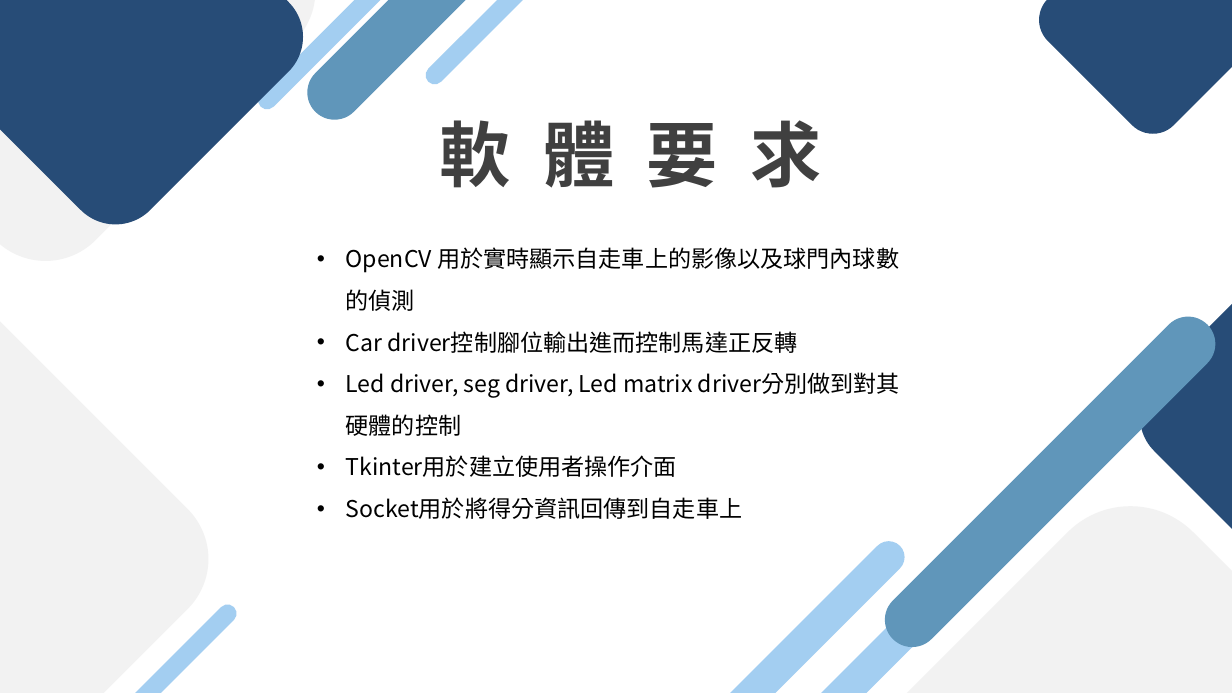
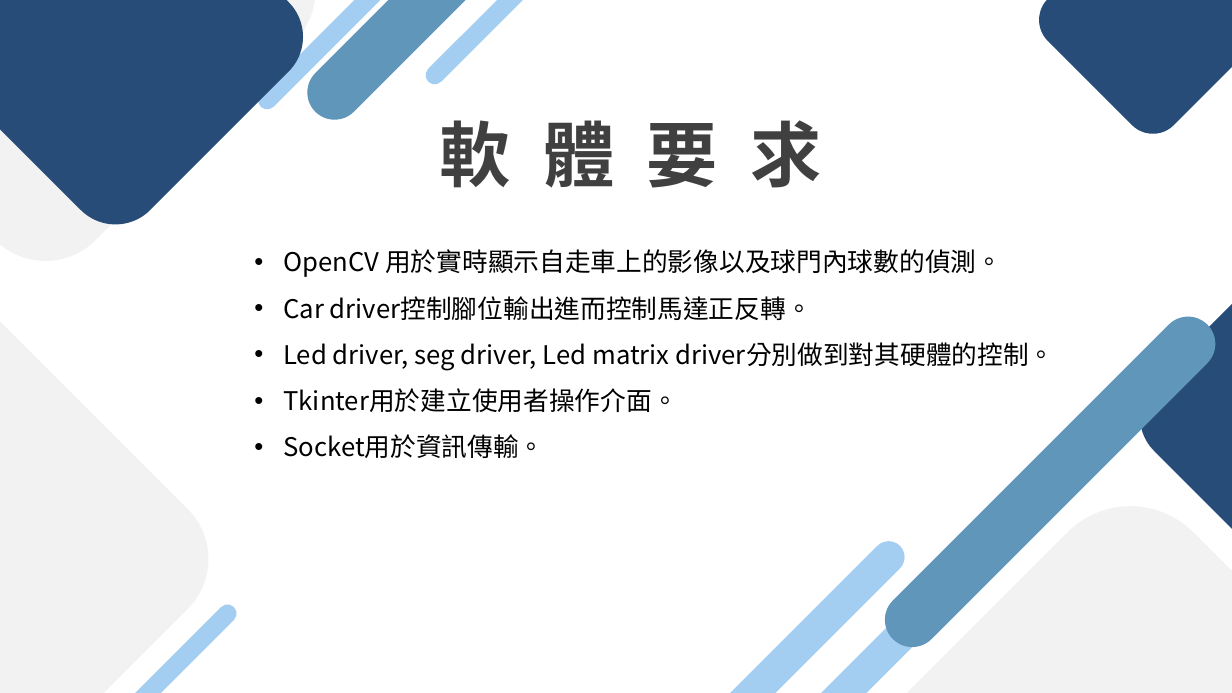
Before and after one commit to kerry96164/2024-EOS-FinalProject, a slide deck: slide 12 of final_project.pptx (slide 10 before the commit). Drawn at 1232x693 pixels with LibreOffice and Linux fonts; fonts in the diff are those of the drawing. Boxes give left, top, right and bottom in pixels: in the first picture for what was removed or moved away, otherwise in the second. Text is boxed around its words. In the diff, an @@ line names an element or a change of style, - is before the commit and + after.

```diff
--- a/final_project.pptx
+++ b/final_project.pptx
@@ text at bbox=[283, 249, 1054, 458]: text changed; size 18 to 20 pt @@
-• OpenCV 用於實時顯示自走車上的影像以及球門內球數的偵測
-• Car driver控制腳位輸出進而控制馬達正反轉
-• Led driver, seg driver, Led matrix driver分別做到對其硬體的控制
-• Tkinter用於建立使用者操作介面
-• Socket用於將得分資訊回傳到自走車上
+• OpenCV 用於實時顯示自走車上的影像以及球門內球數的偵測。
+• Car driver控制腳位輸出進而控制馬達正反轉。
+• Led driver, seg driver, Led matrix driver分別做到對其硬體的控制。
+• Tkinter用於建立使用者操作介面。
+• Socket用於資訊傳輸。
```
Also in this commit, not shown: 6 other slides changed, 8 slides added, 4 other files.
